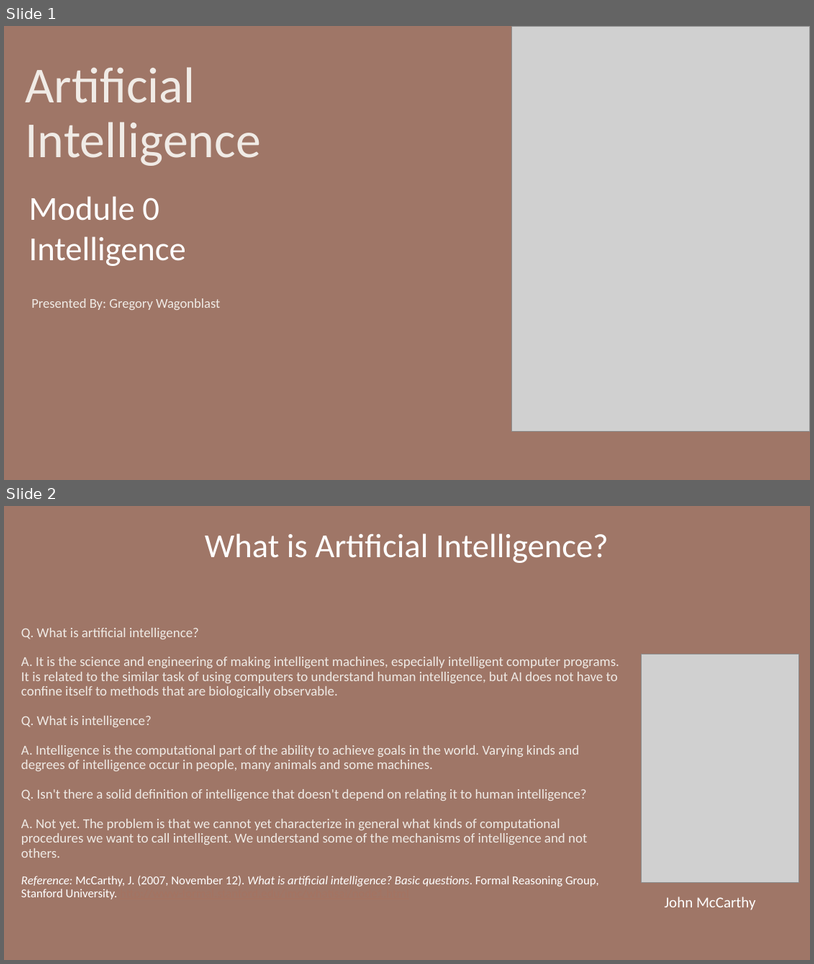
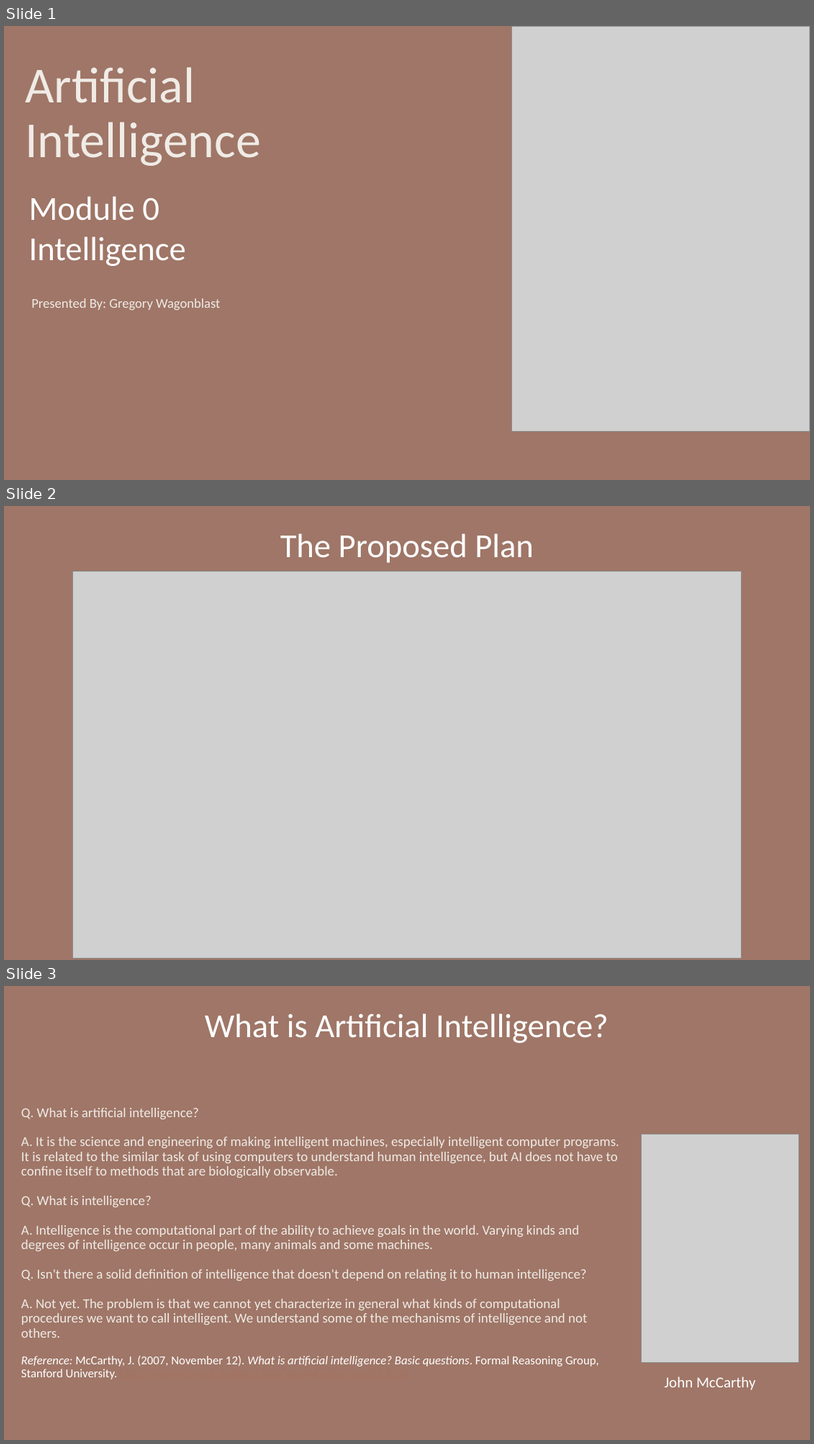
Before and after one commit to gregblast-bot/Csharp-AI-Training-Program, a slide deck: Slides/Artificial_Intelligence_Module0.pptx. Shown one above the other, each under a label of ours: slides 1 and 2 before the commit, slides 1, 2 and 3 after it. The pictures are 814x964 and 814x1444 pixels, drawn with LibreOffice and Linux fonts; fonts in the diff are those of the drawing; grey boxes stand for pictures. Boxes give left, top, right and bottom in pixels: in the first picture for what was removed or moved away, otherwise in the second. Text is boxed around its words. In the diff, an @@ line names an element or a change of style, - is before the commit and + after.

Commit message:
Solidify long-term training plan and cleanup slides.

```diff
--- a/Slides/Artificial_Intelligence_Module0.pptx
+++ b/Slides/Artificial_Intelligence_Module0.pptx
@@ slide 2 added at (x1=4, y1=506, x2=810, y2=960), background #9F7667 @@
@@ text added at (x1=280, y1=533, x2=534, y2=563), 40 pt, text #FFFFFF @@
+The Proposed Plan
@@ picture added at (x1=73, y1=572, x2=742, y2=958) @@
@@ what was slide 2 is now slide 3 @@
```
Also in this commit, not shown: 1 other slide added, 1 slide removed, 2 other files.
